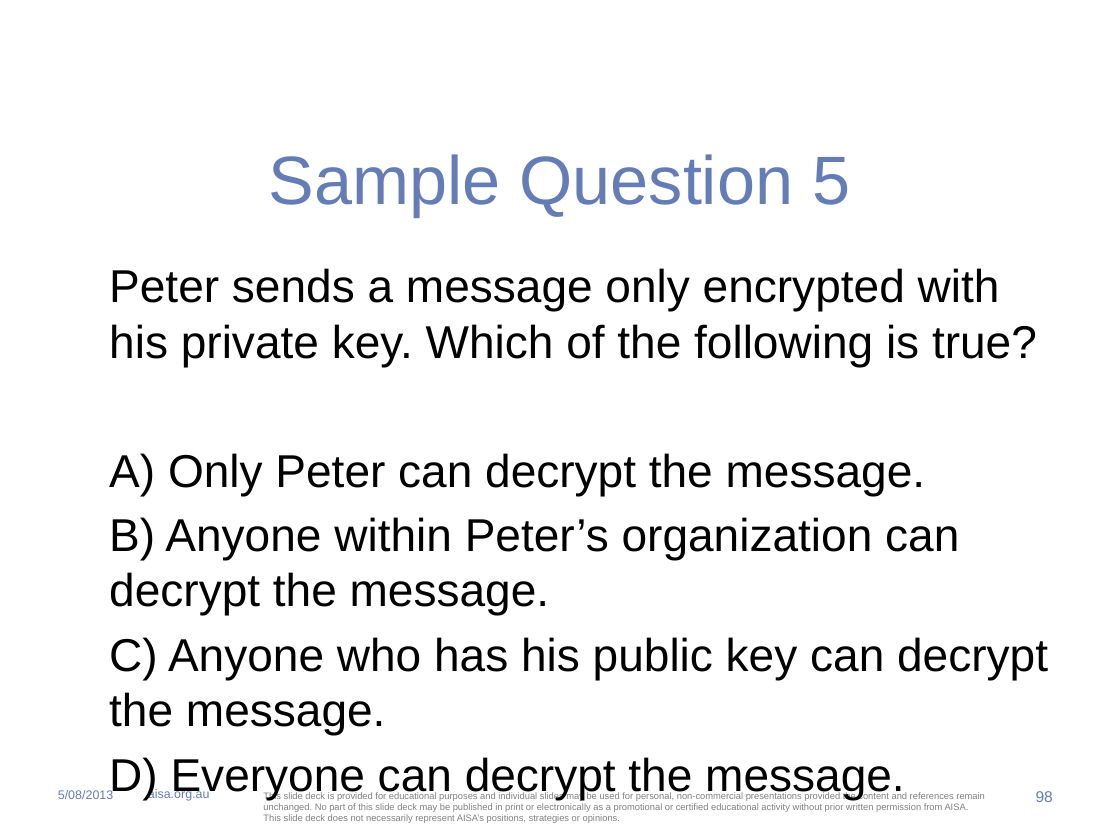
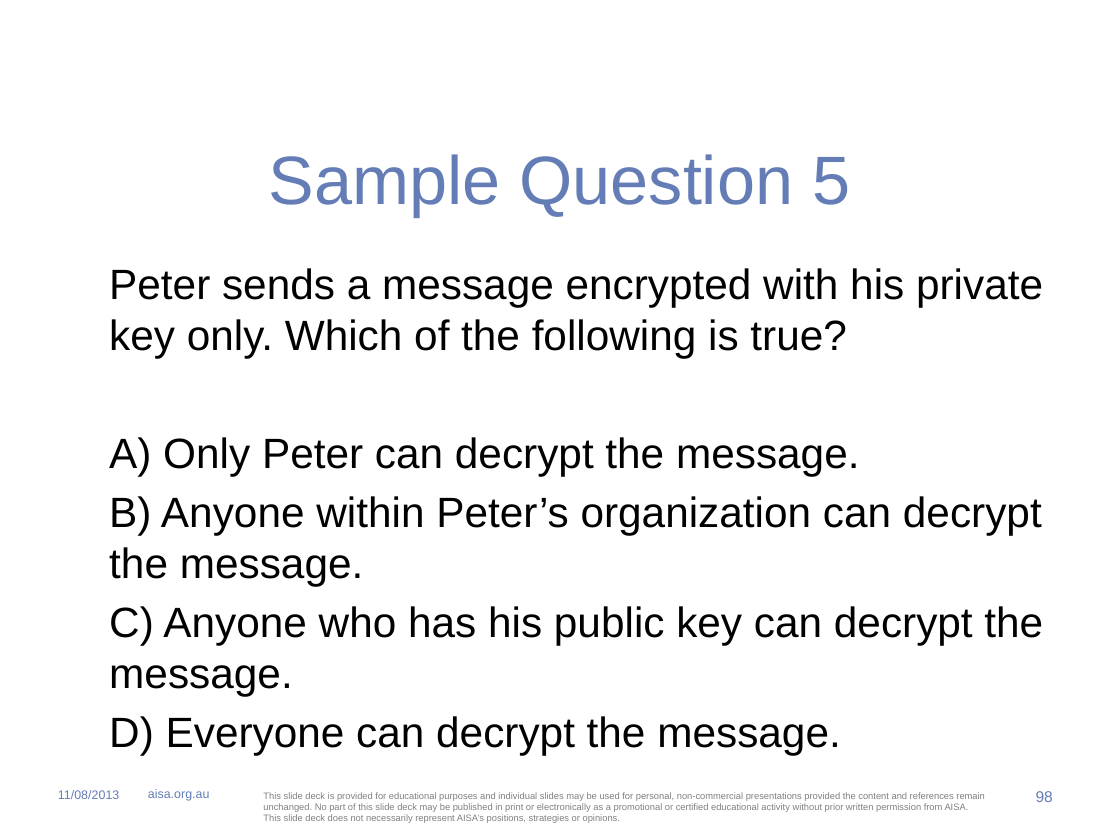
Before and after one commit to anthonylangsworth/AISACISSP, a slide deck: slide 98 of AISA CISSP - Cryptography.pptx. Drawn at 1120x840 pixels with LibreOffice and Linux fonts; fonts in the diff are those of the drawing; background and template pictures are left out. Boxes give left, top, right and bottom in pixels: in the first picture for what was removed or moved away, otherwise in the second. Text is boxed around its words. In the diff, an @@ line names an element or a change of style, - is before the commit and + after.

```diff
--- a/AISA CISSP - Cryptography.pptx
+++ b/AISA CISSP - Cryptography.pptx
@@ text at (x1=109, y1=268, x2=1043, y2=358): text changed; size 29.6 to 27.2 pt @@
-Peter sends a message only encrypted with his private key. Which of the following is true?
+Peter sends a message encrypted with his private key only. Which of the following is true?
@@ text at (x1=109, y1=437, x2=1043, y2=756): size 29.6 to 27.2 pt in "A) Only Peter can decrypt the message.", "B) Anyone within Peter’s organization can decrypt ...", "C) Anyone who has his public key ...", "D) Everyone can decrypt the message." @@
@@ text at (x1=58, y1=790, x2=119, y2=799): text changed @@
-5/08/2013
+11/08/2013
```
Also in this commit, not shown: 159 other slides changed.
